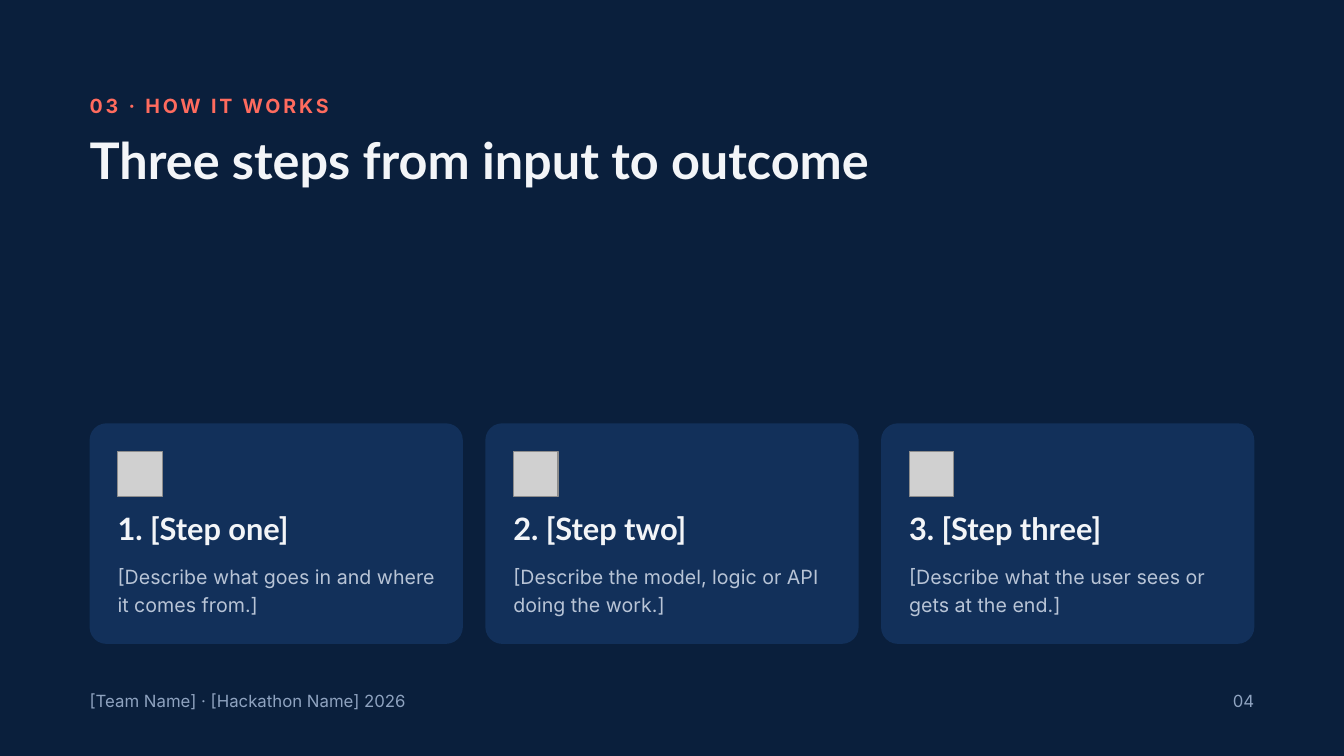
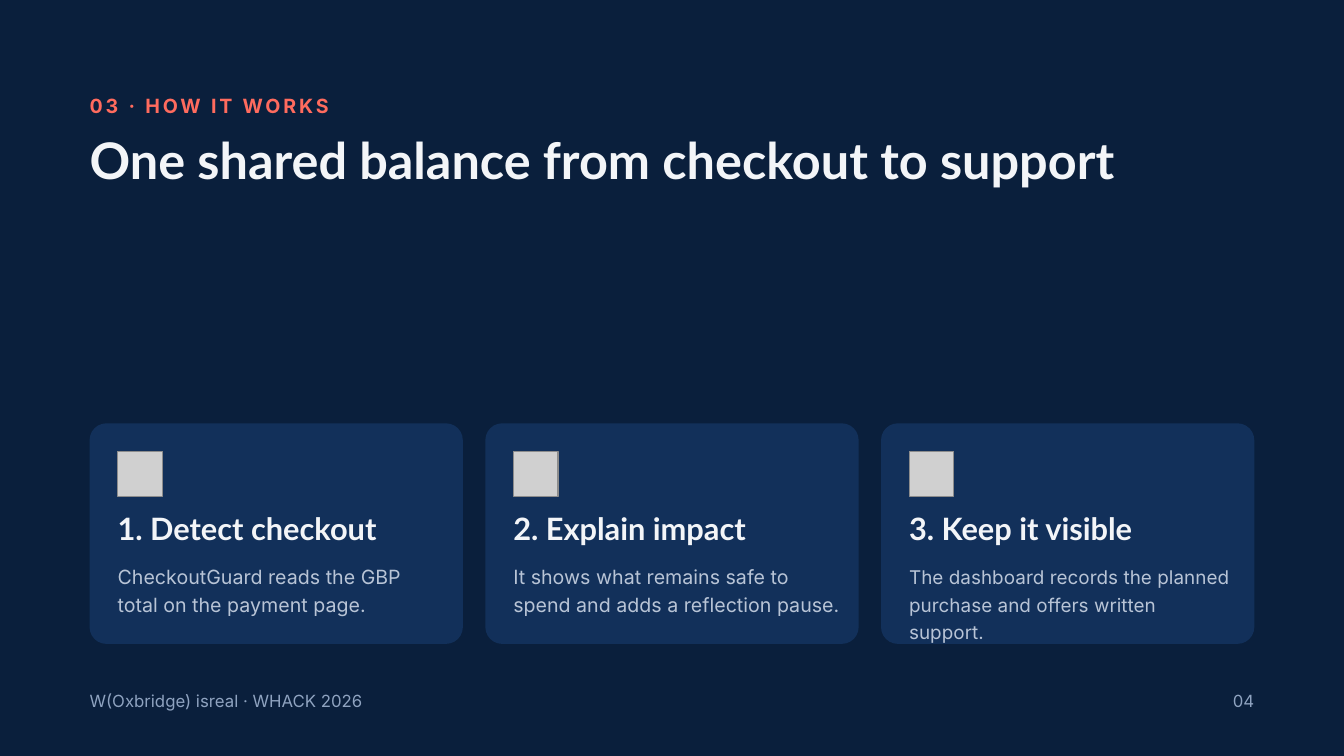
Before and after one commit to Toastyy7/WHACK26, a slide deck: slide 4 of Hackathon Slides.pptx. Drawn at 1344x756 pixels with LibreOffice and Linux fonts; fonts in the diff are those of the drawing; grey boxes stand for pictures. Boxes give left, top, right and bottom in pixels: in the first picture for what was removed or moved away, otherwise in the second. Text is boxed around its words. In the diff, an @@ line names an element or a change of style, - is before the commit and + after.

```diff
--- a/Hackathon Slides.pptx
+++ b/Hackathon Slides.pptx
@@ title at <box>90,141,1114,187</box>: text changed @@
-Three steps from input to outcome
+One shared balance from checkout to support
@@ text at <box>118,517,376,541</box>: text changed @@
-1. [Step one]
+1. Detect checkout
@@ text at <box>513,517,746,545</box>: text changed @@
-2. [Step two]
+2. Explain impact
@@ text at <box>909,517,1132,545</box>: text changed @@
-3. [Step three]
+3. Keep it visible
@@ text at <box>118,569,401,616</box>: text changed @@
-[Describe what goes in and where it comes from.]
+CheckoutGuard reads the GBP total on the payment page.
@@ text at <box>513,569,839,616</box>: text changed @@
-[Describe the model, logic or API doing the work.]
+It shows what remains safe to spend and adds a reflection pause.
@@ text at <box>909,570,1229,616</box>: text changed; size 14 to 13.6 pt @@
-[Describe what the user sees or gets at the end.]
+The dashboard records the planned purchase and offers written support.
@@ text at <box>90,694,362,711</box>: text changed @@
-[Team Name] · [Hackathon Name] 2026
+W(Oxbridge) isreal · WHACK 2026
```
Also in this commit, not shown: 5 other slides changed, 4 slides added, 4 slides removed.
